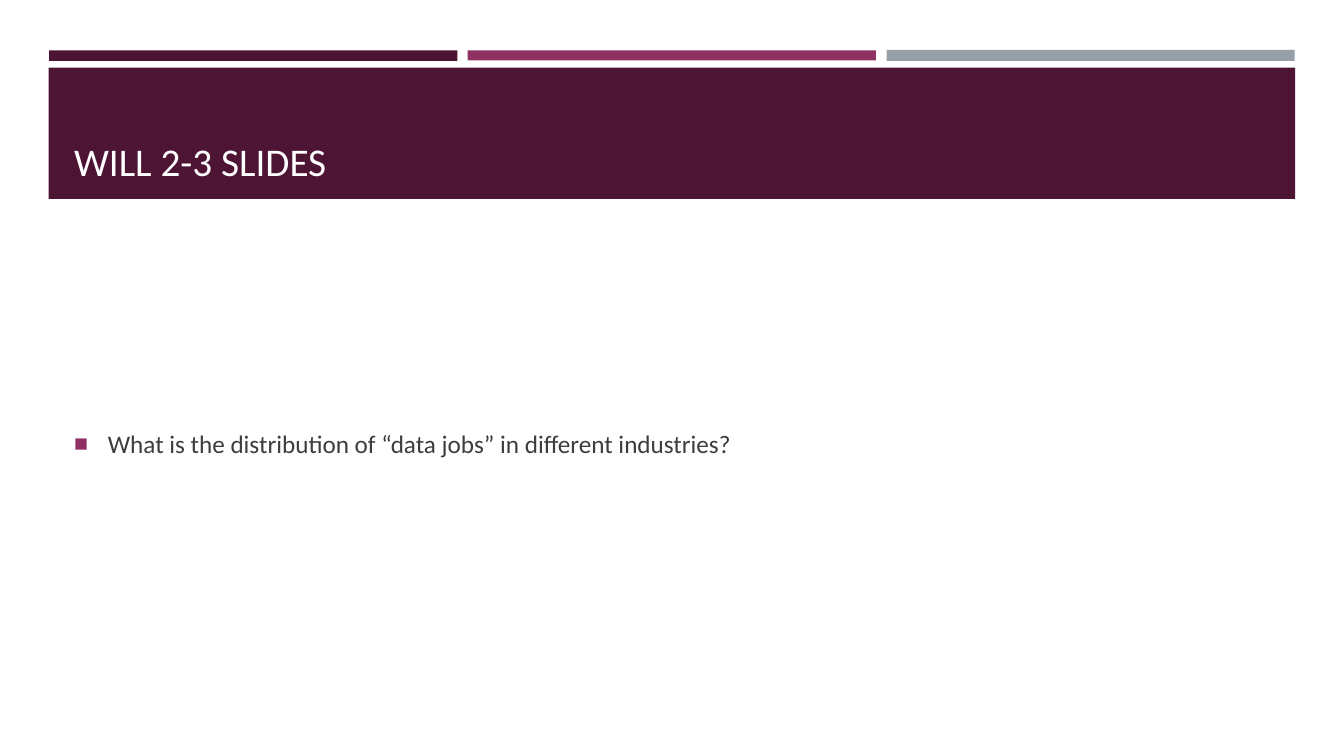
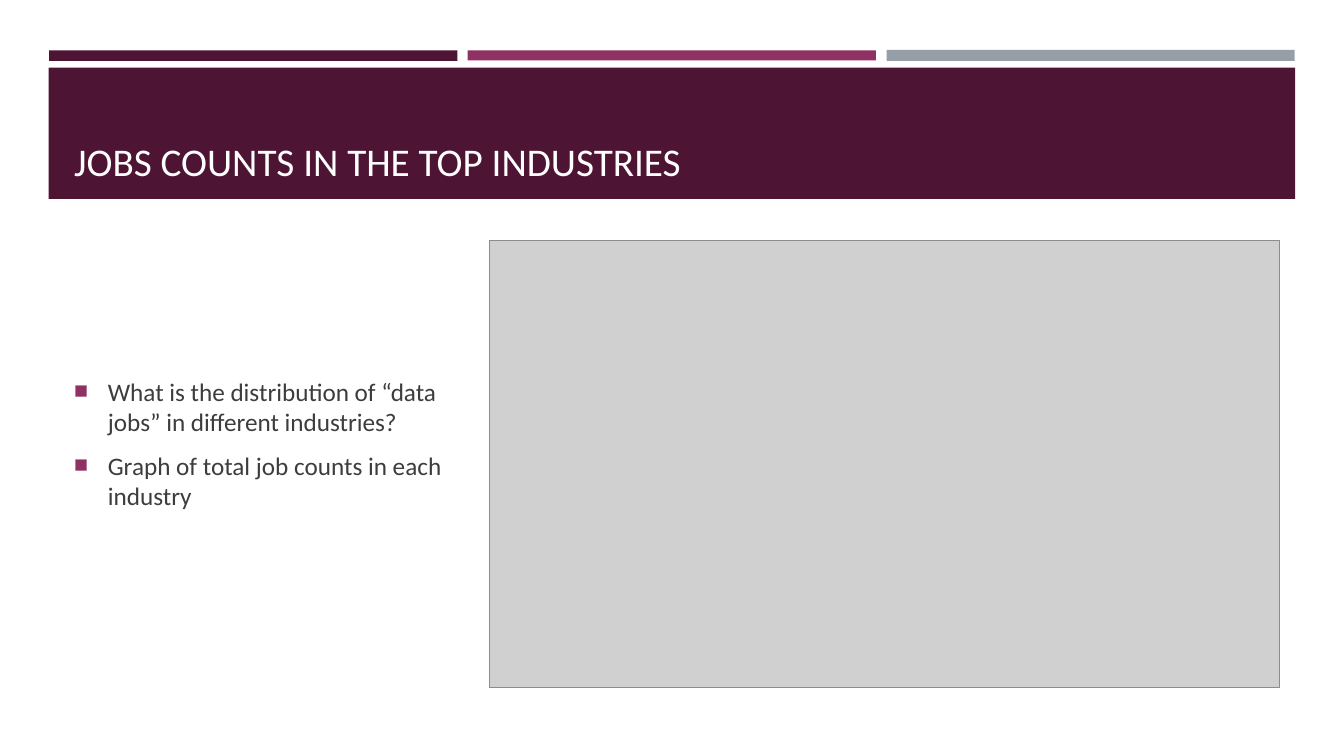
Before and after one commit to wcopeland118/Analysis-of-Data-Job-Salaries, a slide deck: slide 7 of Project 1 Presentation.pptx. Drawn at 1344x756 pixels with LibreOffice and Linux fonts; fonts in the diff are those of the drawing; grey boxes stand for pictures. Boxes give left, top, right and bottom in pixels: in the first picture for what was removed or moved away, otherwise in the second. Text is boxed around its words. In the diff, an @@ line names an element or a change of style, - is before the commit and + after.

Commit message:
pp slides

```diff
--- a/Project 1 Presentation.pptx
+++ b/Project 1 Presentation.pptx
@@ title at (x1=74, y1=150, x2=681, y2=177): text changed @@
-WILL 2-3 SLIDES
+JOBS COUNTS IN THE TOP INDUSTRIES
@@ picture added at (x1=490, y1=240, x2=1280, y2=688) @@
@@ text at (x1=108, y1=457, x2=441, y2=509): paragraph added @@
+■ Graph of total job counts in each industry
```
Also in this commit, not shown: 1 other slide changed, 2 slides added.
